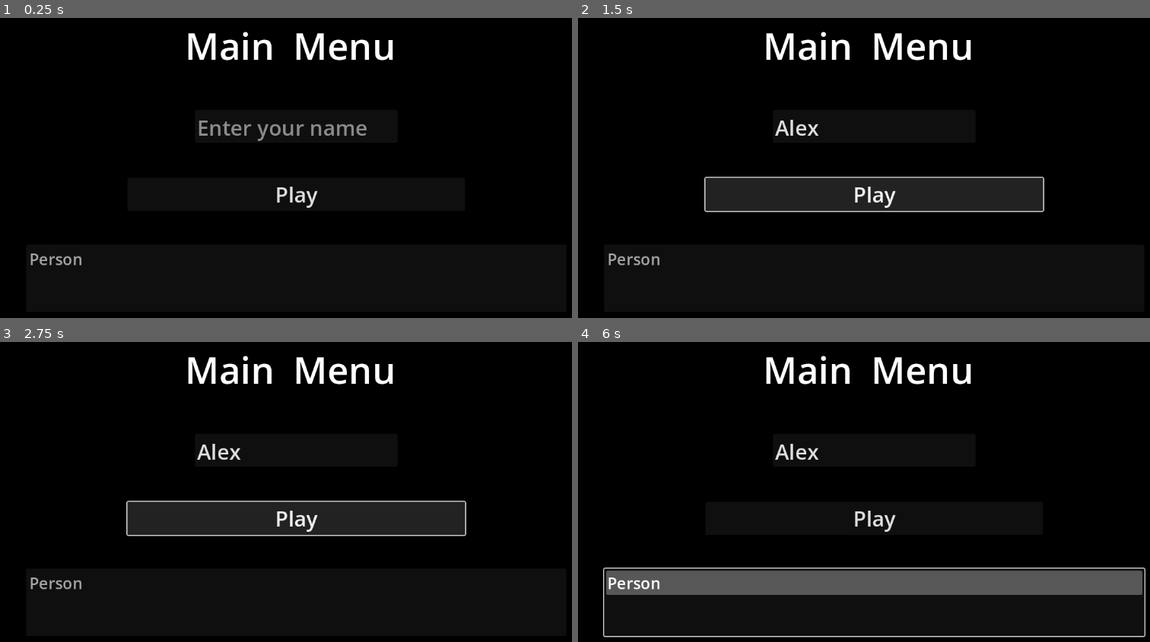
Above: before the commit, frames 1-4 (two rows, left to right).
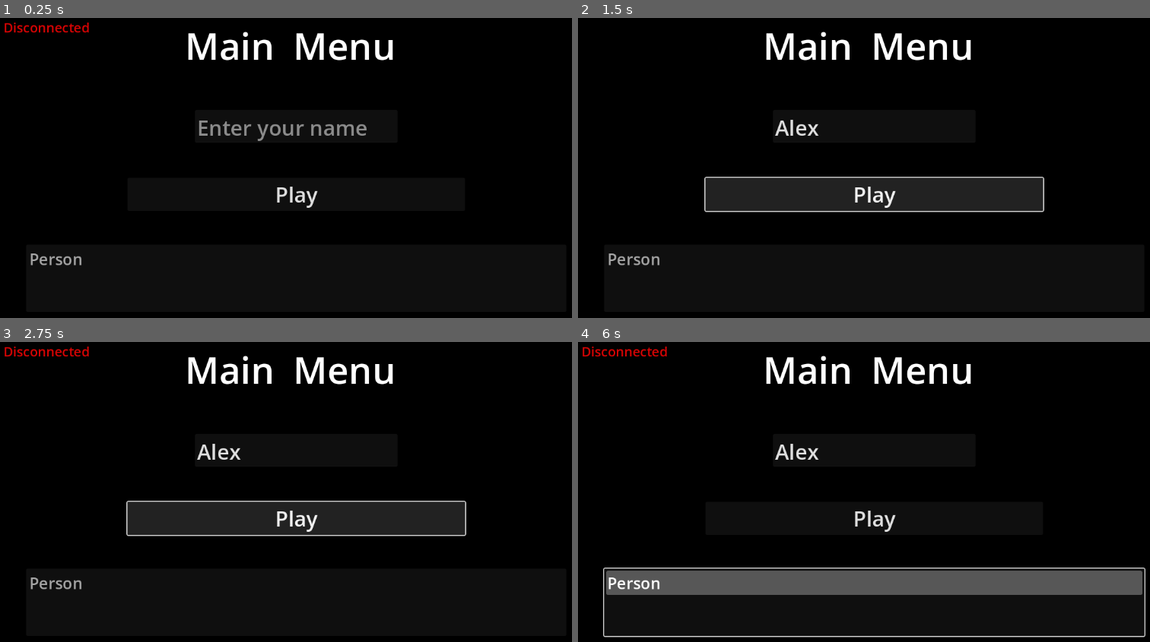
Above: after the commit, the same moments.

Repository: SafiaEzzahir/midnight-day-1
Game: Godot game, scene res://scenes/main_menu.tscn
Same seed, same stepped clock (60 frames per second), same inputs: the game is played once before the commit and once after it. The project has no main scene, so this scene is started directly.
Inputs (mouse positions are in pixels of both pictures, inside the frame that each line leads up to):
- Up to frame 1 (0.25 s): no input
- Up to frame 2 (1.5 s): click (875, 126) at 0.52 s; type "Alex" at 0.6 s; click "Play" at 1.25 s
- Up to frame 3 (2.75 s): click "Play" at 2 s
- Up to frame 4 (6 s): tap Enter at 2.75, 4.25 s; move the mouse to (1007, 486) at 2.77 s; hold Right 2.78-3.53 s; click (1007, 486) at 2.85 s; tap Space at 3.5, 5.75 s; move the mouse to (755, 519) at 3.52 s; hold Down 3.53-4.28 s; tap Alt at 3.6, 5.85 s; move the mouse to (932, 429) at 4.27 s; hold Right 4.28-5.03 s; tap Shift at 4.35 s; move the mouse to (841, 573) at 5.02 s; hold Up 5.03-5.78 s; click (841, 573) at 5.1 s; move the mouse to (1058, 555) at 5.77 s; hold Left from 5.78 s (still down)

The runs differ from the first frame. In frame 1, 0.2% of the frame differs, in the area x 0-16%, y 1-5%; in frame 2, nothing differs; in frame 3, 0.2%; in frame 4, 0.2%.

Commit message:
Grade Menu 1st Version

Diff:
--- /dev/null
+++ b/midnight1/scenes/grade_menu.gd
@@ -0,0 +1,11 @@
+extends Node2D
+
+
+# Called when the node enters the scene tree for the first time.
+func _ready() -> void:
+	pass # Replace with function body.
+
+
+# Called every frame. 'delta' is the elapsed time since the previous frame.
+func _process(delta: float) -> void:
+	pass
--- /dev/null
+++ b/midnight1/scenes/grade_menu.tscn
@@ -0,0 +1,40 @@
+[gd_scene load_steps=3 format=3 uid="uid://0ukusnp1idwc"]
+
+[ext_resource type="Script" uid="uid://cxi4bnucs1c6k" path="res://scenes/grade_menu.gd" id="1_174ub"]
+[ext_resource type="Texture2D" uid="uid://ctmaij1f6528o" path="res://scenes/black_square.png" id="1_ogrh0"]
+
+[node name="GradeMenu" type="Node2D"]
+script = ExtResource("1_174ub")
+
+[node name="Background" type="TextureRect" parent="."]
+offset_left = -224.0
+offset_top = -128.0
+offset_right = 1272.0
+offset_bottom = 984.0
+texture = ExtResource("1_ogrh0")
+
+[node name="CanvasLayer" type="CanvasLayer" parent="."]
+
+[node name="Title" type="Label" parent="CanvasLayer"]
+anchors_preset = 5
+anchor_left = 0.5
+anchor_right = 0.5
+offset_left = -120.0
+offset_top = 15.0
+offset_right = 120.0
+offset_bottom = 111.0
+grow_horizontal = 2
+theme_override_font_sizes/font_size = 70
+text = "Grades"
+
+[node name="ItemList" type="ItemList" parent="."]
+offset_left = 320.0
+offset_top = 128.0
+offset_right = 896.0
+offset_bottom = 576.0
+theme_override_font_sizes/font_size = 30
+item_count = 4
+item_0/text = "Player1: "
+item_1/text = "Player2:"
+item_2/text = "Player3:"
+item_3/text = "Player4:"
--- /dev/null
+++ b/midnight1/scenes/main_menu.gd
@@ -0,0 +1,27 @@
+extends Node2D
+
+var time_start = 0
+var time_now = 0
+
+func _ready() -> void:
+	time_start = Time.get_unix_time_from_system()
+
+func _process(delta: float) -> void:
+	time_now = Time.get_unix_time_from_system()
+	var time_elapsed = time_now - time_start
+	connection(time_elapsed)
+
+var connected = false
+func connection(time):
+	if connected == true:
+		if int(time) % 2 == 0:
+			$CanvasLayer2/Connected.show()
+		else:
+			$CanvasLayer2/Connected.hide()
+		$CanvasLayer2/Disconnected.hide()
+	else:
+		if int(time) % 2 == 0:
+			$CanvasLayer2/Disconnected.show()
+		else:
+			$CanvasLayer2/Disconnected.hide()
+		$CanvasLayer2/Connected.hide()
--- a/midnight1/scenes/main_menu.tscn
+++ b/midnight1/scenes/main_menu.tscn
@@ -1,8 +1,10 @@
-[gd_scene load_steps=2 format=3 uid="uid://d3fwflgrygwfn"]
+[gd_scene load_steps=3 format=3 uid="uid://d3fwflgrygwfn"]
 
+[ext_resource type="Script" uid="uid://dda043gabenfo" path="res://scenes/main_menu.gd" id="1_ekxnf"]
 [ext_resource type="Texture2D" uid="uid://ctmaij1f6528o" path="res://scenes/black_square.png" id="1_l6cm7"]
 
 [node name="MainMenu" type="Node2D"]
+script = ExtResource("1_ekxnf")
 
 [node name="TextureRect" type="TextureRect" parent="."]
 offset_left = -400.0
@@ -49,3 +51,23 @@
 offset_bottom = 256.0
 theme_override_font_sizes/font_size = 40
 placeholder_text = "Enter your name"
+
+[node name="CanvasLayer2" type="CanvasLayer" parent="."]
+
+[node name="Connected" type="Label" parent="CanvasLayer2"]
+offset_left = 21.0
+offset_top = 18.0
+offset_right = 104.0
+offset_bottom = 41.0
+theme_override_colors/font_color = Color(0.19607843, 0.65882355, 0.32156864, 1)
+theme_override_font_sizes/font_size = 25
+text = "Connected"
+
+[node name="Disconnected" type="Label" parent="CanvasLayer2"]
+offset_left = 21.0
+offset_top = 18.0
+offset_right = 126.0
+offset_bottom = 41.0
+theme_override_colors/font_color = Color(0.8509804, 0.015686275, 0.015686275, 1)
+theme_override_font_sizes/font_size = 25
+text = "Disconnected"
Not shown, added: midnight1/scenes/grade_menu.gd.uid
Not shown, added: midnight1/scenes/main_menu.gd.uid
